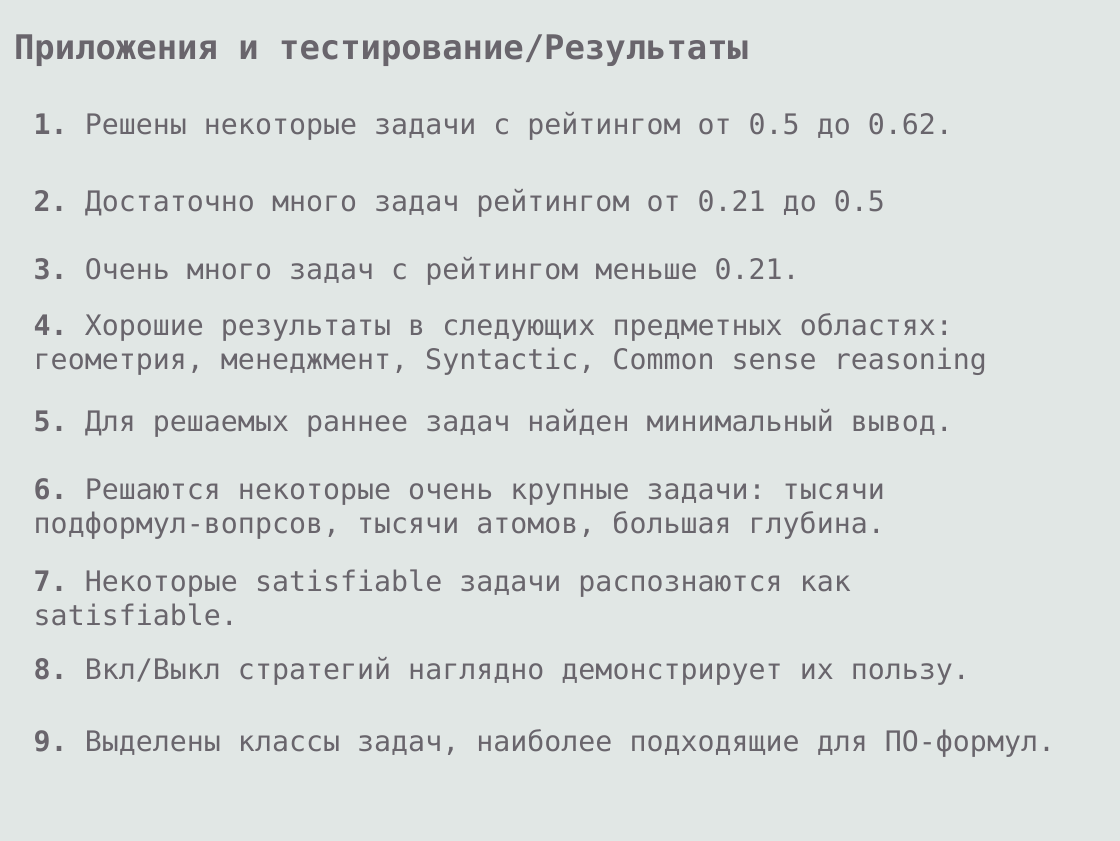
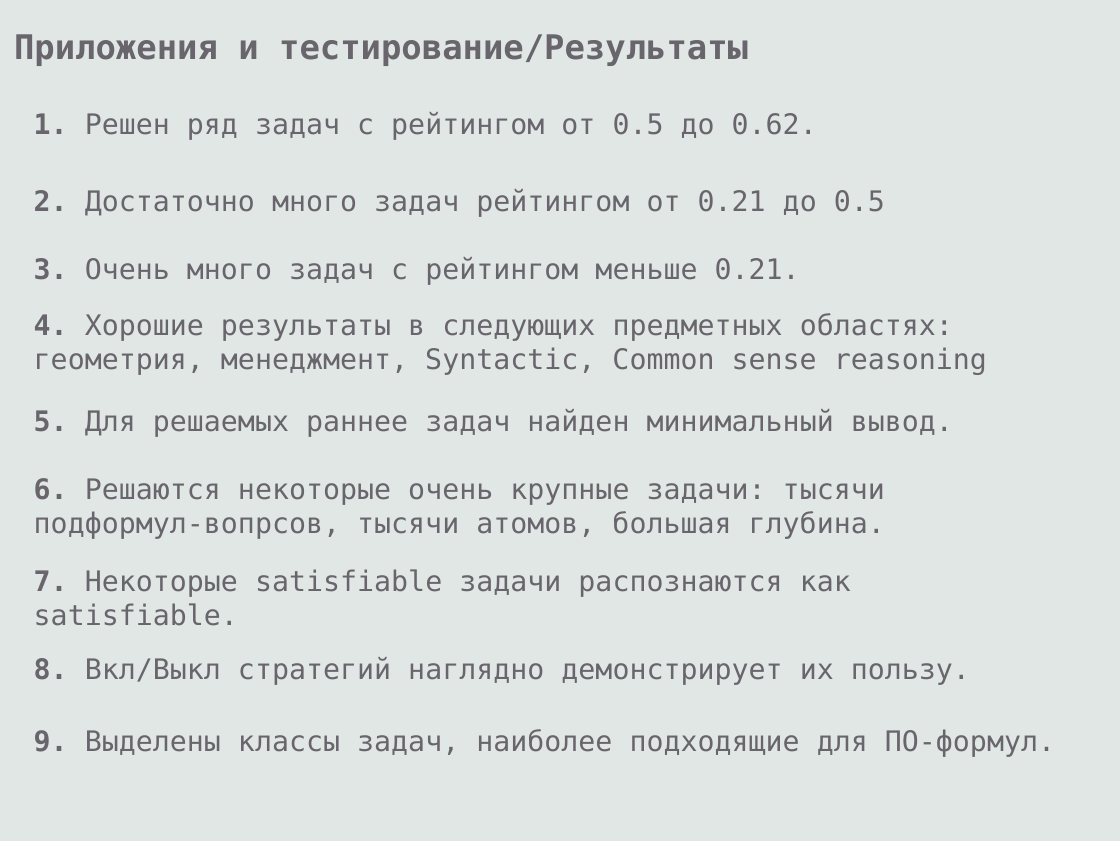
Before and after one commit to eugeneai/prisnif, a slide deck: slide 52 of brick/pres/pacman.odp (slide 47 before the commit). Drawn at 1120x841 pixels with LibreOffice and Linux fonts; fonts in the diff are those of the drawing. Boxes give left, top, right and bottom in pixels: in the first picture for what was removed or moved away, otherwise in the second. Text is boxed around its words. In the diff, an @@ line names an element or a change of style, - is before the commit and + after.

```diff
--- a/brick/pres/pacman.odp
+++ b/brick/pres/pacman.odp
@@ text at <box>34,112,817,140</box>: text changed @@
-1. Решены некоторые задачи с рейтингом от 0.5 до 0.62.
+1. Решен ряд задач с рейтингом от 0.5 до 0.62.
```
Also in this commit, not shown: 20 other slides changed, 7 slides added, 1 slide removed, 8 other files.
